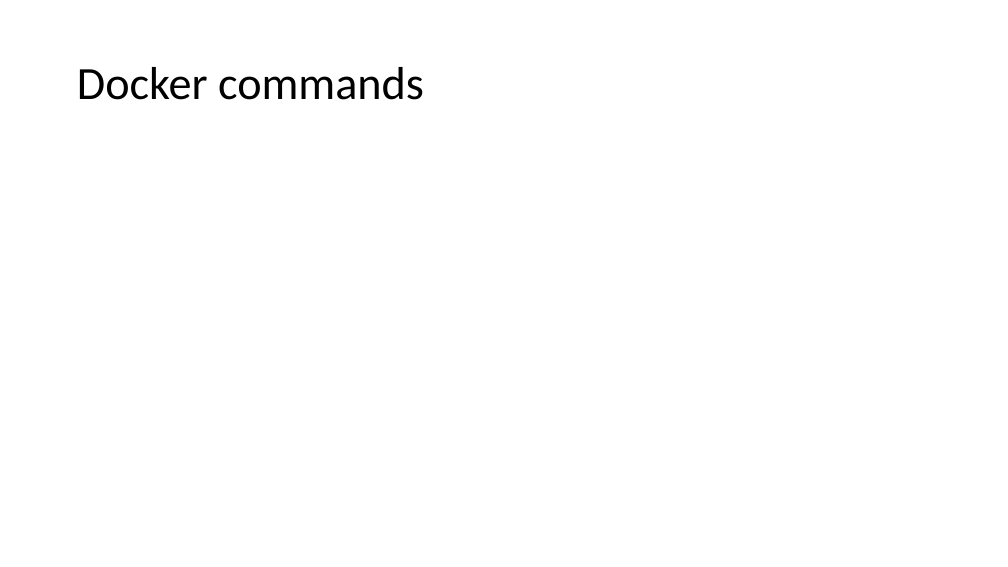
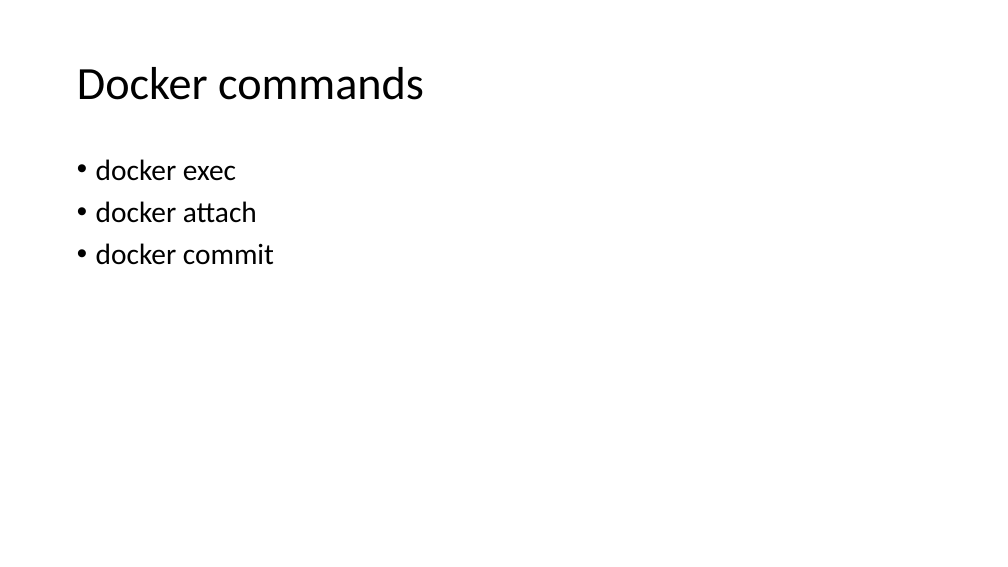
Before and after one commit to ERNICommunity/ESK-EPD-2018-Docker, a slide deck: slide 23 of src/_data/docker.pptx (slide 19 before the commit). Drawn at 1008x567 pixels with LibreOffice and Linux fonts; fonts in the diff are those of the drawing. Boxes give left, top, right and bottom in pixels: in the first picture for what was removed or moved away, otherwise in the second. Text is boxed around its words. In the diff, an @@ line names an element or a change of style, - is before the commit and + after.

Commit message:
update docker intro presentation + excluded _data folder form docker build context

```diff
--- a/src/_data/docker.pptx
+++ b/src/_data/docker.pptx
@@ text added at [96, 159, 274, 265], 28 pt, text #000000 @@
+• docker exec
+• docker attach
+• docker commit
```
Also in this commit, not shown: 3 other slides changed, 4 slides added, 1 other file.
